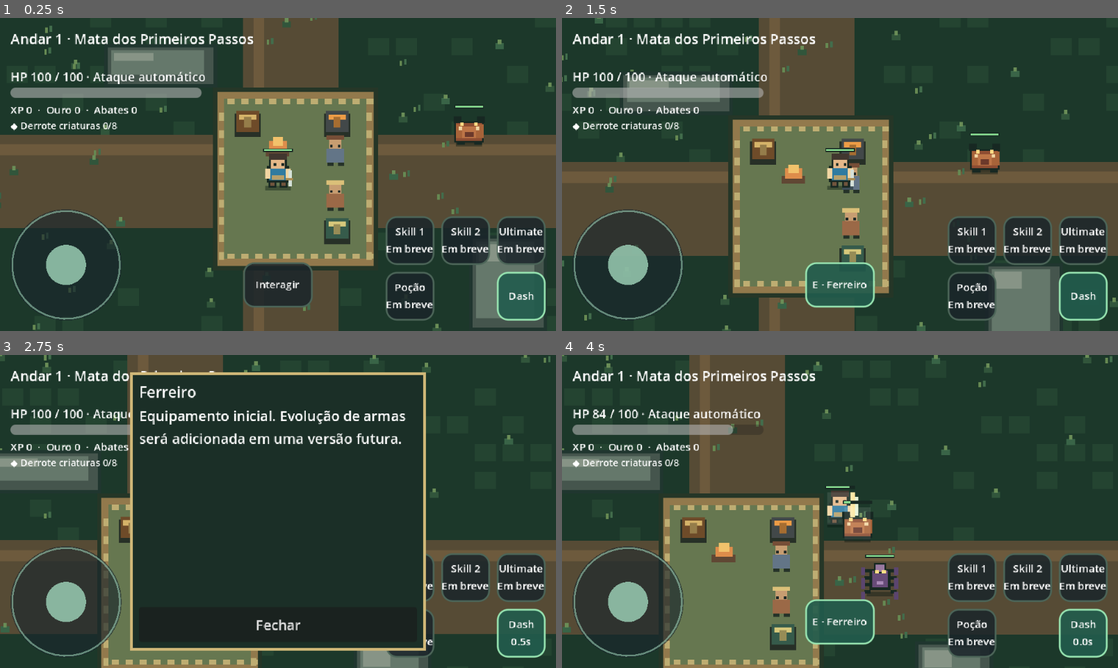
Above: before the commit, frames 1-4 (two rows, left to right).
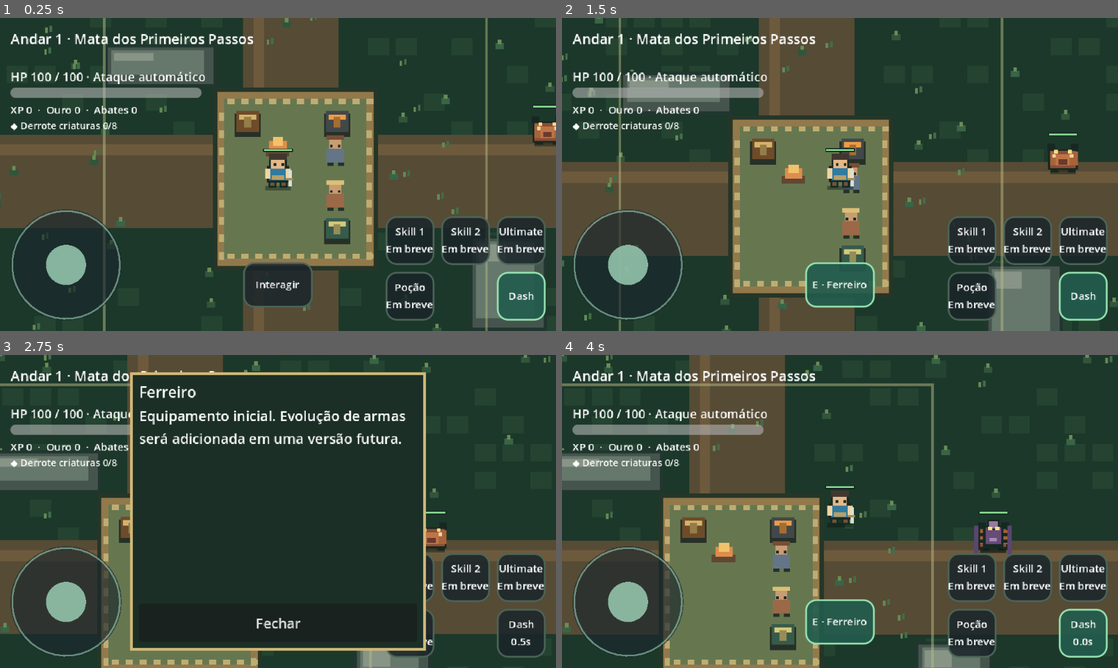
Above: after the commit, the same moments.

Repository: thiagohugo12-dotcom/arveon
Game: Godot game, scene res://scenes/main.tscn
Two runs of this game, one before a commit and one after it. Both use one fixed random seed, a clock stepped at 60 frames per second and the inputs below.
Inputs (mouse positions are in pixels of both pictures, inside the frame that each line leads up to):
- Up to frame 1 (0.25 s): no input
- Up to frame 2 (1.5 s): tap Enter at 0.5 s; drag from (628, 265) to (895, 105) at 0.52 s; drag from (973, 240) to (812, 237) at 1.27 s
- Up to frame 3 (2.75 s): tap Space at 2 s; move the mouse to (467, 577) at 2.02 s; hold D (move_right) from 2.03 s (still down); hold E (interact) from 2.03 s (still down); tap Shift (dash) at 2.1 s; click (467, 577) at 2.17 s
- Up to frame 4 (4 s): release D (move_right) at 2.75 s; release E (interact) at 2.75 s; click "Fechar" at 2.75 s; drag from (1084, 577) to (673, 464) at 3.52 s

The runs differ from the first frame. In frame 1, 1.6% of the frame differs, in the area x 18-100%, y 0-100%; in frame 2, 1.6%; in frame 3, 1.9%; in frame 4, 3.4%, in the area x 0-81%, y 9-100%.

Commit message:
fix: liberar toque na loja e afastar combate da area segura

Diff:
--- a/scenes/main.tscn
+++ b/scenes/main.tscn
@@ -11,7 +11,7 @@
 [node name="Player" parent="." instance=ExtResource("player")]
 position = Vector2(540, 450)
 [node name="Enemy" parent="." instance=ExtResource("enemy")]
-position = Vector2(760, 400)
+position = Vector2(850, 400)
 [node name="InputDriver" type="Node" parent="."]
 script = ExtResource("input")
 [node name="Interface" type="CanvasLayer" parent="."]
--- a/scripts/actors/enemy.gd
+++ b/scripts/actors/enemy.gd
@@ -32,7 +32,7 @@
 		view.set_moving(false)
 		view.set_warning(false)
 		return
-	if SafeCamp.contains(target.global_position) or SafeCamp.contains(global_position):
+	if SafeCamp.in_clearance(target.global_position) or SafeCamp.in_clearance(global_position):
 		view.set_moving(false)
 		view.set_warning(false)
 		charge_windup = 0.0
@@ -51,7 +51,7 @@
 		2: _cactus_behavior(offset, distance)
 	var before := global_position
 	move_and_slide()
-	if SafeCamp.contains(global_position):
+	if SafeCamp.in_clearance(global_position):
 		global_position = before
 		velocity = Vector2.ZERO
 	view.set_moving(velocity.length_squared() > 1.0)
@@ -113,7 +113,7 @@
 	if not is_targetable() or not is_instance_valid(target) or not target.health.is_alive():
 		view.set_warning(false)
 		return
-	if SafeCamp.contains(target.global_position):
+	if SafeCamp.in_clearance(target.global_position):
 		view.set_warning(false)
 		return
 	var direction := global_position.direction_to(target.global_position)
--- a/scripts/actors/player.gd
+++ b/scripts/actors/player.gd
@@ -33,7 +33,7 @@
 	attack.tick(delta, self)
 
 func receive_damage(amount: int) -> void:
-	if SafeCamp.contains(global_position):
+	if SafeCamp.in_clearance(global_position):
 		return
 	health.damage(amount)
 	view.flash()
--- a/scripts/components/auto_attack.gd
+++ b/scripts/components/auto_attack.gd
@@ -6,6 +6,8 @@
 var cooldown_left: float = 0.0
 
 func tick(delta: float, origin: Node2D) -> void:
+	if SafeCamp.in_clearance(origin.global_position):
+		return
 	cooldown_left = maxf(0.0, cooldown_left - delta)
 	if cooldown_left > 0.0 or weapon == null:
 		return
--- a/scripts/components/enemy_projectile.gd
+++ b/scripts/components/enemy_projectile.gd
@@ -26,7 +26,7 @@
 func _physics_process(delta: float) -> void:
 	global_position += direction * speed * delta
 	lifetime -= delta
-	if SafeCamp.contains(global_position):
+	if SafeCamp.in_clearance(global_position):
 		queue_free()
 		return
 	if is_instance_valid(target) and target.health.is_alive() and global_position.distance_to(target.global_position) <= 19.0:
--- a/scripts/components/safe_camp.gd
+++ b/scripts/components/safe_camp.gd
@@ -2,12 +2,16 @@
 extends RefCounted
 
 const AREA := Rect2(470, 355, 180, 200)
+const CLEARANCE := 130.0 # Greater than the starter weapon's 120 px reach.
 const RESPAWN := Vector2(540, 450)
 const INTERACT_RANGE := 56.0
 const STATIONS := {"Baú": Vector2(505, 391), "Ferreiro": Vector2(608, 391), "Vendedor": Vector2(608, 514)}
 
 static func contains(point: Vector2) -> bool:
 	return AREA.has_point(point)
+
+static func in_clearance(point: Vector2) -> bool:
+	return AREA.grow(CLEARANCE).has_point(point)
 
 static func nearest_station(point: Vector2) -> String:
 	var nearest := ""
--- a/scripts/main.gd
+++ b/scripts/main.gd
@@ -5,8 +5,8 @@
 const MAX_ENEMIES := 5
 const SPAWN_INTERVAL := 2.8
 const ENEMY_POSITIONS := [
-	Vector2(760, 400), Vector2(930, 440), Vector2(610, 650),
-	Vector2(250, 460), Vector2(630, 185), Vector2(955, 665)
+	Vector2(850, 400), Vector2(930, 440), Vector2(610, 750),
+	Vector2(180, 460), Vector2(630, 135), Vector2(955, 665)
 ]
 
 @onready var player: PlayerActor = $Player
@@ -171,7 +171,7 @@
 		hud.set_progress(earned_xp, earned_gold, defeated_count, "%s: 1 %s" % [action, item])
 	hud.refresh_station(progress)
 
-func _unhandled_input(event: InputEvent) -> void:
+func _input(event: InputEvent) -> void:
 	if event.is_action_pressed("interact") and not event.is_echo():
 		if hud.station_panel.visible:
 			hud.close_station()
--- a/scripts/presentation/floor_view.gd
+++ b/scripts/presentation/floor_view.gd
@@ -40,6 +40,7 @@
 
 func _draw_camp() -> void:
 	var area := SafeCamp.AREA
+	draw_rect(area.grow(SafeCamp.CLEARANCE), Color("#b6b98282"), false, 3.0)
 	draw_rect(area.grow(5), Color("#253627"))
 	draw_rect(area, Color("#92794c"))
 	draw_rect(area.grow(-8), Color("#667750"))
--- a/tests/run_tests.gd
+++ b/tests/run_tests.gd
@@ -66,17 +66,17 @@
 		driver.set_touch_direction(direction)
 		check(driver.movement().is_equal_approx(direction.limit_length()), "8 direction input " + str(direction))
 	driver.reset()
-	player.position = Vector2(700, 400)
-	enemy.position = Vector2(900, 400)
+	player.position = Vector2(810, 400)
+	enemy.position = Vector2(1000, 400)
 	await frames()
 	check(player.attack.select_target(player) == null, "out of range excluded")
-	enemy.position = Vector2(820, 400)
+	enemy.position = Vector2(930, 400)
 	await frames()
 	check(player.attack.select_target(player) == enemy, "target at reach boundary valid")
 	var second := (load("res://scenes/actors/enemy.tscn") as PackedScene).instantiate() as EnemyActor
 	main.add_child(second)
 	second.set_physics_process(false)
-	second.position = Vector2(750, 400)
+	second.position = Vector2(860, 400)
 	await frames()
 	check(player.attack.select_target(player) == second, "nearest valid target selected")
 	player.attack.cooldown_left = 0.0
@@ -149,31 +149,54 @@
 	check(main.progress.gold == 17, "shop refuses action outside station")
 	player.position = SafeCamp.STATIONS["Vendedor"] + Vector2(-30, 0)
 	main._interact()
-	main._station_action("Vender", "Couro")
+	await frames()
+	var vendor_sell := hud.station_content.get_child(3).get_child(1) as Button
+	check(hud.station_panel.visible and not vendor_sell.disabled, "vendor exposes an enabled sell button for owned material")
+	vendor_sell.pressed.emit()
 	check(main.progress.gold == 19 and main.progress.bag.get("Couro", 0) == 0, "vendor sells existing material into wallet")
-	main.hud.close_station()
+	await frames()
+	var vendor_buy := hud.station_content.get_child(7).get_child(0) as Button
+	check(not vendor_buy.disabled, "vendor enables purchase with sufficient gold")
+	vendor_buy.pressed.emit()
+	check(main.progress.gold == 14 and main.progress.bag.get("Essência", 0) == 1, "vendor buy button exchanges gold for real material")
+	var overlap_touch := InputEventScreenTouch.new()
+	overlap_touch.index = 4
+	overlap_touch.pressed = true
+	overlap_touch.position = hud.interact_button.global_position + Vector2(40, 25)
+	hud.interact_button._input(overlap_touch)
+	check(hud.interact_button.touch_index == -1, "hidden interaction hitbox does not steal modal touch")
+	hud.station_close_button.pressed.emit()
+	check(not hud.station_panel.visible and not driver.blocked, "close button releases movement and closes shop")
 	main.progress.add_item("Essência", 2)
 	player.position = SafeCamp.STATIONS["Baú"] + Vector2(28, 0)
 	main._interact()
 	main._station_action("Guardar", "Essência")
-	check(main.progress.bag.get("Essência", 0) == 1 and main.progress.chest.get("Essência", 0) == 1, "chest transfer preserves total")
-	main.hud.close_station()
+	check(main.progress.bag.get("Essência", 0) == 2 and main.progress.chest.get("Essência", 0) == 1, "chest transfer preserves total")
+	var interact_key := InputEventAction.new()
+	interact_key.action = "interact"
+	interact_key.pressed = true
+	main._input(interact_key)
+	check(not hud.station_panel.visible, "E closes an open station even with UI focus")
 	main._save_progress()
 	var reloaded := GameProgress.new()
 	reloaded.save_path = test_path
-	check(reloaded.load_save() and reloaded.gold == 19 and reloaded.chest.get("Essência", 0) == 1 and reloaded.mission_completed == 2, "save round-trip includes economy, chest and mission")
-	check(reloaded.death_loss() == "Essência" and reloaded.bag.get("Essência", 0) == 0 and reloaded.chest.get("Essência", 0) == 1, "death protects chest and only removes a bag unit")
+	check(reloaded.load_save() and reloaded.gold == 14 and reloaded.chest.get("Essência", 0) == 1 and reloaded.mission_completed == 2, "save round-trip includes economy, chest and mission")
+	check(reloaded.death_loss() == "Essência" and reloaded.bag.get("Essência", 0) == 1 and reloaded.chest.get("Essência", 0) == 1, "death protects chest and only removes a bag unit")
 	check(not reloaded.buy("Broto Ancestral") and not reloaded.transfer("Couro", true), "unavailable purchase and empty transfer do not mutate state")
 	player.health.initialize(player.stats.max_hp)
 	player.position = SafeCamp.RESPAWN
 	var safe_hp := player.health.current
 	player.receive_damage(99)
 	check(player.health.current == safe_hp and SafeCamp.nearest_station(SafeCamp.STATIONS["Ferreiro"]) == "Ferreiro", "camp prevents damage and exposes smith interaction")
+	player.attack.cooldown_left = 0.0
+	player.attack.tick(0.016, player)
+	check(player.attack.cooldown_left == 0.0, "automatic attack stays off inside protected perimeter")
+	check(SafeCamp.in_clearance(Vector2(779, 450)) and not SafeCamp.in_clearance(Vector2(790, 450)), "protection has a 130 px outer clearance")
 	var guard := (load("res://scenes/actors/enemy.tscn") as PackedScene).instantiate() as EnemyActor
 	guard.kind = 1
 	main.add_child(guard)
 	guard.target = player
-	guard.position = Vector2(670, 460)
+	guard.position = Vector2(810, 460)
 	guard._physics_process(0.016)
 	check(guard.velocity.is_zero_approx(), "enemy does not attack a player in camp")
 	var projectile := EnemyProjectile.new()
@@ -182,14 +205,15 @@
 	projectile._physics_process(0.04)
 	check(projectile.is_queued_for_deletion() and player.health.current == safe_hp, "enemy projectile dissolves at camp boundary")
 	player.position = Vector2(560, 560)
-	guard.position = Vector2(660, 455)
-	for step in range(30):
+	guard.position = Vector2(810, 455)
+	for step in range(70):
 		guard._physics_process(0.016)
-	check(not SafeCamp.contains(guard.position), "enemy path cannot enter camp")
+	check(not SafeCamp.in_clearance(guard.position), "enemy path stays beyond the weapon reach of camp")
 	main.mission.record_material()
 	check(main.mission.progress == 0, "irrelevant material events do not advance hunt")
 	# Enemy roles remain deliberately distinct and lightweight.
 	player.health.initialize(player.stats.max_hp)
+	player.position = Vector2(950, 750)
 	var boar := (load("res://scenes/actors/enemy.tscn") as PackedScene).instantiate() as EnemyActor
 	boar.kind = 0
 	boar.stats = boar.stats.duplicate() as ActorData
--- a/ui/action_button.gd
+++ b/ui/action_button.gd
@@ -25,10 +25,9 @@
 
 func _input(event: InputEvent) -> void:
 	if event is InputEventScreenTouch:
-		if event.pressed and touch_index == -1 and get_global_rect().has_point(event.position):
+		if event.pressed and enabled and touch_index == -1 and get_global_rect().has_point(event.position):
 			touch_index = event.index
-			if enabled:
-				activated.emit()
+			activated.emit()
 			get_viewport().set_input_as_handled()
 		elif event.index == touch_index and not event.pressed:
 			touch_index = -1
--- a/ui/hud.gd
+++ b/ui/hud.gd
@@ -24,6 +24,7 @@
 var station_content: VBoxContainer
 var station_scroll: ScrollContainer
 var station_name := ""
+var station_close_button: Button
 
 func _ready() -> void:
 	set_anchors_and_offsets_preset(Control.PRESET_FULL_RECT)
@@ -91,11 +92,11 @@
 	station_content = VBoxContainer.new()
 	station_content.size_flags_horizontal = Control.SIZE_EXPAND_FILL
 	station_scroll.add_child(station_content)
-	var close := Button.new()
-	close.text = "Fechar"
-	close.custom_minimum_size.y = 40
-	close.pressed.connect(func(): close_station())
-	column.add_child(close)
+	station_close_button = Button.new()
+	station_close_button.text = "Fechar"
+	station_close_button.custom_minimum_size.y = 44
+	station_close_button.pressed.connect(func(): close_station())
+	column.add_child(station_close_button)
 	restart = Button.new()
 	restart.text = "Você caiu · Reiniciar"
 	restart.visible = false
@@ -165,12 +166,15 @@
 	station_name = name
 	station_panel.show()
 	interact_button.enabled = false
+	dash_button.enabled = false
 	refresh_station(progress)
 	_layout()
 
 func close_station() -> void:
 	if station_panel.visible:
 		station_panel.hide()
+		dash_button.enabled = not restart.visible
+		dash_button.queue_redraw()
 		panel_closed.emit()
 
 func refresh_station(progress: GameProgress) -> void:
@@ -182,11 +186,12 @@
 	elif station_name == "Baú":
 		_add_description("Mochila → Baú · itens guardados ficam protegidos na morte.")
 		for item: String in GameProgress.ITEMS:
-			_add_row(item, "Mochila %d · Baú %d" % [progress.bag.get(item, 0), progress.chest.get(item, 0)], "Guardar", "Retirar")
+			_add_row(item, "Mochila %d · Baú %d" % [progress.bag.get(item, 0), progress.chest.get(item, 0)], "Guardar", "Retirar", int(progress.bag.get(item, 0)) > 0, int(progress.chest.get(item, 0)) > 0)
 	elif station_name == "Vendedor":
 		_add_description("Ouro %d · Comprar %d · Vender %d" % [progress.gold, GameProgress.BUY_PRICE, GameProgress.SELL_PRICE])
+		_add_description("Ganhe ouro e materiais derrotando criaturas ou concluindo missões.")
 		for item: String in GameProgress.TRADE_ITEMS:
-			_add_row(item, "Mochila %d" % progress.bag.get(item, 0), "Comprar", "Vender")
+			_add_row(item, "Mochila %d" % progress.bag.get(item, 0), "Comprar", "Vender", progress.gold >= GameProgress.BUY_PRICE, int(progress.bag.get(item, 0)) > 0)
 
 func _add_description(value: String) -> void:
 	var label := Label.new()
@@ -194,13 +199,14 @@
 	label.autowrap_mode = TextServer.AUTOWRAP_WORD_SMART
 	station_content.add_child(label)
 
-func _add_row(item: String, count: String, left: String, right: String) -> void:
+func _add_row(item: String, count: String, left: String, right: String, can_left: bool, can_right: bool) -> void:
 	_add_description(item + " · " + count)
 	var buttons := HBoxContainer.new()
 	station_content.add_child(buttons)
 	for action: String in [left, right]:
 		var button := Button.new()
 		button.text = action
+		button.disabled = not (can_left if action == left else can_right)
 		button.custom_minimum_size = Vector2(100, 39)
 		button.pressed.connect(func(): station_action.emit(action, item))
 		buttons.add_child(button)
Not shown, changed: docs/iterations/V0.2.1_AREA_SEGURA.md
